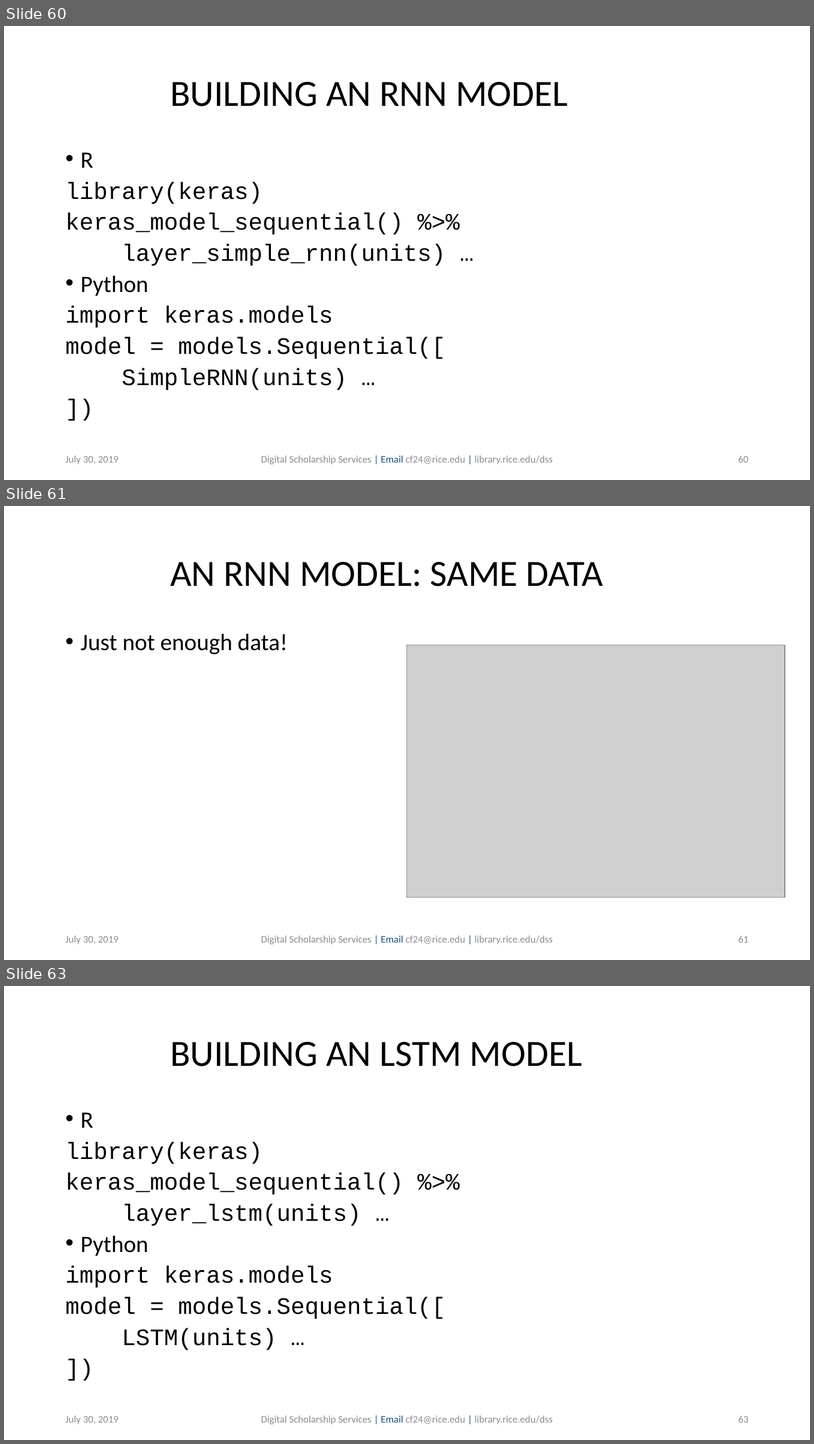
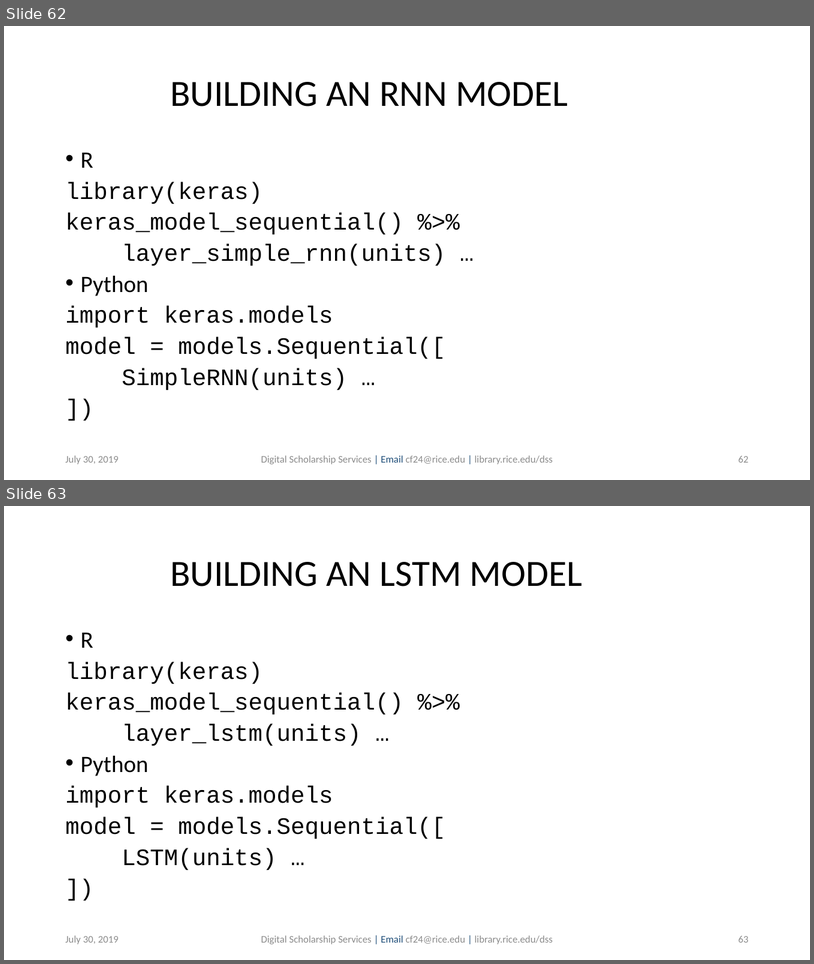
Before and after one commit to bakitybacon/rice-data-and-donuts, a slide deck: tsa/Introduction to Time Series Analysis.pptx. Shown one above the other, each under a label of ours: slides 60, 61 and 63 before the commit, slides 62 and 63 after it; the slides between them are not shown. The pictures are 814x1444 and 814x964 pixels, drawn with LibreOffice and Linux fonts; fonts in the diff are those of the drawing; grey boxes stand for pictures; background and template pictures are left out. Boxes give left, top, right and bottom in pixels: in the first picture for what was removed or moved away, otherwise in the second. Text is boxed around its words. In the diff, an @@ line names an element or a change of style, - is before the commit and + after.

Commit message:
updated ppt with ma and lstm pictures

```diff
--- a/tsa/Introduction to Time Series Analysis.pptx
+++ b/tsa/Introduction to Time Series Analysis.pptx
@@ slide 61 removed at box(4, 506, 810, 960), background #FFFFFF @@
@@ title removed at box(170, 562, 604, 586) @@
-AN RNN MODEL: SAME DATA
@@ text removed at box(81, 633, 288, 654) @@
-• Just not enough data!
@@ picture removed at box(408, 645, 786, 897) @@
@@ text removed at box(65, 935, 119, 944) @@
-July 30, 2019
@@ text removed at box(261, 935, 553, 944) @@
-Digital Scholarship Services | Email cf24@rice.edu | library.rice.edu/dss
@@ page number removed at box(738, 936, 749, 942) @@
-61
@@ what was slide 60 is now slide 62 @@
@@ page number at box(738, 456, 749, 462): text changed @@
-60
+62
```
Also in this commit, not shown: 5 slides changed, 2 other slides removed.
